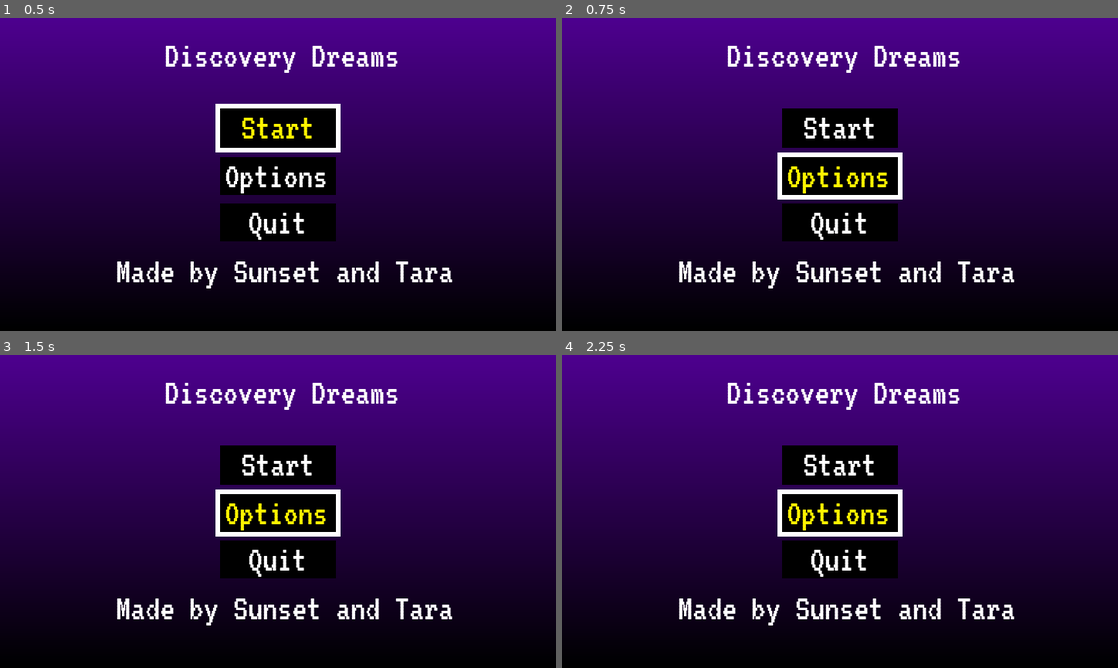
Above: before the commit, frames 1-4 (two rows, left to right).
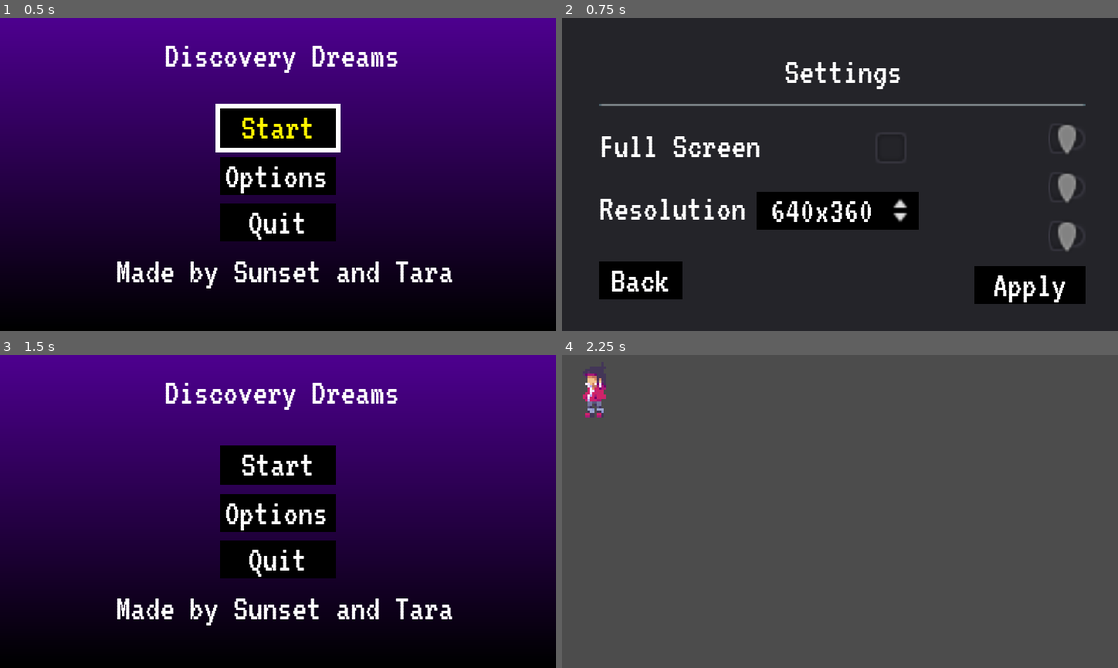
Above: after the commit, the same moments.

Repository: taraaliz/Sunset_Game
Game: Godot game, scene res://resources/menu/alt_title_screen.tscn
The game is run twice, just before and just after one commit, with the same random seed, the same clock (stepped at 60 frames per second) and the same inputs.
Inputs (mouse positions are in pixels of both pictures, inside the frame that each line leads up to):
- Up to frame 1 (0.5 s): no input
- Up to frame 2 (0.75 s): click "Options" at 0.5 s
- Up to frame 3 (1.5 s): click (77, 617) at 1.25 s, where only the run after the commit has a clickable "Back"
- Up to frame 4 (2.25 s): click "Start" at 2 s

Frame 1 is identical in both runs. In frame 2, 96% of the frame differs, in the area x 0-100%, y 0-100%; in frame 3, 1.4%; in frame 4, 100%.

Commit message:
progresses settings menu
just volume sliders to add now

Diff:
--- a/project.godot
+++ b/project.godot
@@ -22,8 +22,8 @@
 
 window/size/width=240
 window/size/height=135
-window/size/test_width=1920
-window/size/test_height=1080
+window/size/test_width=1024
+window/size/test_height=768
 window/stretch/mode="2d"
 window/stretch/aspect="keep"
 
--- a/resources/UI/PauseMenu.gd
+++ b/resources/UI/PauseMenu.gd
@@ -18,3 +18,9 @@
 
 func _on_QuitBtn_pressed():
 	get_tree().quit()
+
+# adds options scene behind pause menu
+# todo: figure out how to add it on top of pause menu
+func _on_OptionsBtn_pressed():
+	var options = load("res://resources/menu/Options.tscn").instance()
+	get_tree().current_scene.add_child(options)
--- a/resources/UI/PauseMenu.tscn
+++ b/resources/UI/PauseMenu.tscn
@@ -1,7 +1,8 @@
-[gd_scene load_steps=3 format=2]
+[gd_scene load_steps=4 format=2]
 
 [ext_resource path="res://resources/menu/menu_theme_btns.tres" type="Theme" id=1]
 [ext_resource path="res://resources/UI/PauseMenu.gd" type="Script" id=2]
+[ext_resource path="res://resources/menu/buttons/OptionsBtn.tscn" type="PackedScene" id=3]
 
 [node name="PauseMenu" type="Control"]
 pause_mode = 2
@@ -22,9 +23,9 @@
 
 [node name="VBoxContainer" type="VBoxContainer" parent="CenterContainer"]
 margin_left = 82.0
-margin_top = 27.0
+margin_top = 13.0
 margin_right = 157.0
-margin_bottom = 108.0
+margin_bottom = 121.0
 custom_constants/separation = 10
 
 [node name="Paused" type="Label" parent="CenterContainer/VBoxContainer"]
@@ -46,11 +47,17 @@
 rect_min_size = Vector2( 75, 0 )
 text = "Resume Game"
 
-[node name="QuitBtn" type="Button" parent="CenterContainer/VBoxContainer"]
+[node name="OptionsBtn" parent="CenterContainer/VBoxContainer" instance=ExtResource( 3 )]
 margin_top = 64.0
 margin_right = 75.0
 margin_bottom = 81.0
+
+[node name="QuitBtn" type="Button" parent="CenterContainer/VBoxContainer"]
+margin_top = 91.0
+margin_right = 75.0
+margin_bottom = 108.0
 text = "Quit"
 
 [connection signal="pressed" from="CenterContainer/VBoxContainer/ResumeBtn" to="." method="_on_ResumeBtn_pressed"]
+[connection signal="pressed" from="CenterContainer/VBoxContainer/OptionsBtn" to="." method="_on_OptionsBtn_pressed"]
 [connection signal="pressed" from="CenterContainer/VBoxContainer/QuitBtn" to="." method="_on_QuitBtn_pressed"]
--- a/resources/UI/UIResolutionSelector.tscn
+++ b/resources/UI/UIResolutionSelector.tscn
@@ -15,7 +15,10 @@
 margin_left = 4.0
 margin_right = 88.0
 margin_bottom = 40.0
+rect_min_size = Vector2( 70, 0 )
+size_flags_horizontal = 8
 text = "640x360"
+align = 1
 items = [ "640x360", null, false, 0, null, "1280x820", null, false, 1, null, "1920x1080", null, false, 2, null, "2560x1440", null, false, 3, null ]
 selected = 0
 
--- a/resources/UI/UISettingsCheckbox.tscn
+++ b/resources/UI/UISettingsCheckbox.tscn
@@ -1,6 +1,7 @@
-[gd_scene load_steps=2 format=2]
+[gd_scene load_steps=3 format=2]
 
 [ext_resource path="res://UISettingsCheckbox.gd" type="Script" id=1]
+[ext_resource path="res://resources/menu/menu_theme_btns.tres" type="Theme" id=2]
 
 [node name="UISettingsCheckbox" type="HBoxContainer"]
 margin_right = 40.0
@@ -8,12 +9,18 @@
 script = ExtResource( 1 )
 
 [node name="Label" type="Label" parent="."]
-margin_top = 13.0
-margin_bottom = 27.0
+margin_top = 11.0
+margin_right = 60.0
+margin_bottom = 28.0
+size_flags_horizontal = 2
+theme = ExtResource( 2 )
+text = "Fullscreen"
 
 [node name="CheckBox" type="CheckBox" parent="."]
-margin_left = 4.0
-margin_right = 28.0
+margin_left = 64.0
+margin_right = 88.0
 margin_bottom = 40.0
+size_flags_horizontal = 8
+align = 2
 
 [connection signal="toggled" from="CheckBox" to="." method="_on_CheckBox_toggled"]
--- /dev/null
+++ b/resources/menu/Background.tscn
@@ -0,0 +1,15 @@
+[gd_scene load_steps=3 format=2]
+
+[ext_resource path="res://resources/menu/menu_gradient.tres" type="Gradient" id=1]
+
+[sub_resource type="GradientTexture" id=2]
+gradient = ExtResource( 1 )
+width = 240
+
+[node name="Background" type="TextureRect"]
+margin_top = 136.0
+margin_right = 240.0
+margin_bottom = 376.0
+rect_rotation = -90.0
+texture = SubResource( 2 )
+expand = true
--- /dev/null
+++ b/resources/menu/Options.gd
@@ -0,0 +1,13 @@
+extends Node2D
+
+func update_settings(settings: Dictionary) -> void:
+	OS.window_fullscreen = settings.fullscreen
+	get_tree().set_screen_stretch(
+		SceneTree.STRETCH_MODE_2D, SceneTree.STRETCH_ASPECT_KEEP,
+		settings.resolution
+	)
+	OS.set_window_size(settings.resolution)
+	# volume stuff here
+
+func _on_UISettings_apply_button_pressed(settings) -> void:
+	update_settings(settings)
--- a/resources/menu/Options.tscn
+++ b/resources/menu/Options.tscn
@@ -1,5 +1,13 @@
-[gd_scene format=2]
+[gd_scene load_steps=3 format=2]
 
-[node name="Control" type="Control"]
-anchor_right = 1.0
-anchor_bottom = 1.0
+[ext_resource path="res://resources/menu/UISettings.tscn" type="PackedScene" id=1]
+[ext_resource path="res://resources/menu/Options.gd" type="Script" id=2]
+
+[node name="OptionsScreen" type="Node2D"]
+script = ExtResource( 2 )
+
+[node name="CanvasLayer" type="CanvasLayer" parent="."]
+
+[node name="UISettings" parent="CanvasLayer" instance=ExtResource( 1 )]
+
+[connection signal="apply_button_pressed" from="CanvasLayer/UISettings" to="." method="_on_UISettings_apply_button_pressed"]
--- /dev/null
+++ b/resources/menu/UISettings.gd
@@ -0,0 +1,27 @@
+# Settings UI
+# methods of updating window size in Main.gd
+extends Control
+
+# Emitted when user presses apply button
+signal apply_button_pressed(settings)
+
+# dictionary to store selected settings
+var _settings := {resolution = Vector2(640, 480), fullscreen = false,
+master_vol = 100, music_vol = 100, sfx_vol = 100}
+
+func _on_ApplyButton_pressed() -> void:
+	# Send settings with signal
+	emit_signal("apply_button_pressed", _settings)
+
+# Store selected resoltuion
+func _on_UIResolutionSelector_resolution_changed(new_resolution):
+	_settings.resolution = new_resolution
+
+# Store fullscreen setting
+func _on_UIFullScreenCheckbox_toggled(is_button_pressed):
+	_settings.fullscreen = is_button_pressed
+
+# volume stuff goes here
+
+func _on_BackButton_pressed():
+	visible = false
--- a/resources/menu/UISettings.tscn
+++ b/resources/menu/UISettings.tscn
@@ -1,20 +1,26 @@
-[gd_scene load_steps=5 format=2]
+[gd_scene load_steps=6 format=2]
 
 [ext_resource path="res://resources/UI/UISettingsCheckbox.tscn" type="PackedScene" id=1]
 [ext_resource path="res://resources/UI/UIResolutionSelector.tscn" type="PackedScene" id=2]
 [ext_resource path="res://resources/menu/menu_theme_btns.tres" type="Theme" id=3]
 [ext_resource path="res://resources/menu/UISlider.tscn" type="PackedScene" id=4]
+[ext_resource path="res://resources/menu/UISettings.gd" type="Script" id=5]
 
 [node name="UISettings" type="Panel"]
 anchor_right = 1.0
 anchor_bottom = 1.0
+script = ExtResource( 5 )
 
 [node name="VBoxContainer" type="VBoxContainer" parent="."]
 anchor_right = 1.0
 anchor_bottom = 1.0
+margin_left = 16.0
+margin_top = 16.0
+margin_right = -16.0
+margin_bottom = -16.0
 
 [node name="Label" type="Label" parent="VBoxContainer"]
-margin_right = 240.0
+margin_right = 208.0
 margin_bottom = 17.0
 theme = ExtResource( 3 )
 text = "Settings"
@@ -22,62 +28,83 @@
 
 [node name="HSeparator" type="HSeparator" parent="VBoxContainer"]
 margin_top = 21.0
-margin_right = 240.0
+margin_right = 208.0
 margin_bottom = 25.0
 
 [node name="Column1" type="HBoxContainer" parent="VBoxContainer"]
 margin_top = 29.0
-margin_right = 154.0
-margin_bottom = 124.0
+margin_right = 206.0
+margin_bottom = 109.0
 size_flags_horizontal = 2
+custom_constants/separation = 24
 
 [node name="VBoxContainer" type="VBoxContainer" parent="VBoxContainer/Column1"]
-margin_right = 120.0
-margin_bottom = 95.0
+margin_right = 134.0
+margin_bottom = 80.0
 size_flags_horizontal = 2
-custom_constants/separation = 10
+custom_constants/separation = 7
 
 [node name="UIFullScreenCheckbox" parent="VBoxContainer/Column1/VBoxContainer" instance=ExtResource( 1 )]
-margin_right = 120.0
-margin_bottom = 17.0
-theme = ExtResource( 3 )
+margin_right = 134.0
+margin_bottom = 24.0
 title = "Full Screen"
 
 [node name="UIResolutionSelector" parent="VBoxContainer/Column1/VBoxContainer" instance=ExtResource( 2 )]
-margin_top = 27.0
-margin_right = 120.0
-margin_bottom = 44.0
+margin_top = 31.0
+margin_right = 134.0
+margin_bottom = 48.0
 theme = ExtResource( 3 )
+alignment = 1
 title = "Resolution"
 
+[node name="Separation" type="Control" parent="VBoxContainer/Column1/VBoxContainer"]
+margin_top = 55.0
+margin_right = 134.0
+margin_bottom = 55.0
+
+[node name="BackButton" type="Button" parent="VBoxContainer/Column1/VBoxContainer"]
+margin_top = 62.0
+margin_right = 36.0
+margin_bottom = 79.0
+rect_min_size = Vector2( 36, 0 )
+size_flags_horizontal = 0
+theme = ExtResource( 3 )
+text = "Back"
+
 [node name="VBoxContainer2" type="VBoxContainer" parent="VBoxContainer/Column1"]
-margin_left = 124.0
-margin_right = 154.0
-margin_bottom = 95.0
+margin_left = 158.0
+margin_right = 206.0
+margin_bottom = 80.0
 size_flags_horizontal = 2
-custom_constants/separation = 10
+custom_constants/separation = 5
 alignment = 2
 
 [node name="MasterVolSlider" parent="VBoxContainer/Column1/VBoxContainer2" instance=ExtResource( 4 )]
-margin_right = 30.0
+margin_right = 48.0
 margin_bottom = 16.0
 alignment = 2
 
 [node name="MusicSlider" parent="VBoxContainer/Column1/VBoxContainer2" instance=ExtResource( 4 )]
-margin_top = 26.0
-margin_right = 30.0
-margin_bottom = 42.0
+margin_top = 21.0
+margin_right = 48.0
+margin_bottom = 37.0
 alignment = 2
 
 [node name="SFXSlider" parent="VBoxContainer/Column1/VBoxContainer2" instance=ExtResource( 4 )]
-margin_top = 52.0
-margin_right = 30.0
-margin_bottom = 68.0
+margin_top = 42.0
+margin_right = 48.0
+margin_bottom = 58.0
 alignment = 2
 
 [node name="ApplyButton" type="Button" parent="VBoxContainer/Column1/VBoxContainer2"]
-margin_top = 78.0
-margin_right = 30.0
-margin_bottom = 95.0
+margin_top = 63.0
+margin_right = 48.0
+margin_bottom = 80.0
+rect_min_size = Vector2( 48, 0 )
+size_flags_horizontal = 8
 theme = ExtResource( 3 )
 text = "Apply"
+
+[connection signal="toggled" from="VBoxContainer/Column1/VBoxContainer/UIFullScreenCheckbox" to="." method="_on_UIFullScreenCheckbox_toggled"]
+[connection signal="resolution_changed" from="VBoxContainer/Column1/VBoxContainer/UIResolutionSelector" to="." method="_on_UIResolutionSelector_resolution_changed"]
+[connection signal="pressed" from="VBoxContainer/Column1/VBoxContainer/BackButton" to="." method="_on_BackButton_pressed"]
--- a/resources/menu/UISlider.tscn
+++ b/resources/menu/UISlider.tscn
@@ -5,9 +5,11 @@
 margin_bottom = 40.0
 
 [node name="Label" type="Label" parent="."]
-margin_bottom = 14.0
+margin_top = 13.0
+margin_bottom = 27.0
 
 [node name="HSlider" type="HSlider" parent="."]
 margin_left = 4.0
 margin_right = 20.0
 margin_bottom = 16.0
+size_flags_horizontal = 8
--- a/resources/menu/alt_title_screen.tscn
+++ b/resources/menu/alt_title_screen.tscn
@@ -1,25 +1,16 @@
 [gd_scene load_steps=5 format=2]
 
 [ext_resource path="res://resources/menu/menu_theme_btns.tres" type="Theme" id=1]
-[ext_resource path="res://resources/menu/menu_gradient.tres" type="Gradient" id=2]
+[ext_resource path="res://resources/menu/Background.tscn" type="PackedScene" id=2]
 [ext_resource path="res://resources/menu/alt_title_screen.gd" type="Script" id=3]
-
-[sub_resource type="GradientTexture" id=2]
-gradient = ExtResource( 2 )
-width = 240
+[ext_resource path="res://resources/menu/buttons/OptionsBtn.tscn" type="PackedScene" id=4]
 
 [node name="TitleScreen" type="Control"]
 anchor_right = 1.0
 anchor_bottom = 1.0
 script = ExtResource( 3 )
 
-[node name="Background" type="TextureRect" parent="."]
-margin_top = 136.0
-margin_right = 240.0
-margin_bottom = 376.0
-rect_rotation = -90.0
-texture = SubResource( 2 )
-expand = true
+[node name="Background" parent="." instance=ExtResource( 2 )]
 
 [node name="RichTextLabel" type="RichTextLabel" parent="."]
 anchor_left = 0.5
@@ -56,12 +47,7 @@
 theme = ExtResource( 1 )
 text = "Start"
 
-[node name="OptionsBtn" type="Button" parent="VBoxContainer"]
-margin_top = 21.0
-margin_right = 50.0
-margin_bottom = 38.0
-text = "Options"
-expand_icon = true
+[node name="OptionsBtn" parent="VBoxContainer" instance=ExtResource( 4 )]
 
 [node name="QuitBtn" type="Button" parent="VBoxContainer"]
 margin_top = 42.0
--- /dev/null
+++ b/resources/menu/buttons/OptionsBtn.tscn
@@ -0,0 +1,8 @@
+[gd_scene format=2]
+
+[node name="OptionsBtn" type="Button"]
+margin_top = 21.0
+margin_right = 50.0
+margin_bottom = 38.0
+text = "Options"
+expand_icon = true
